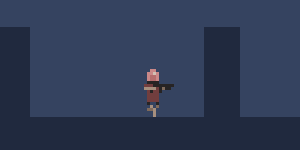
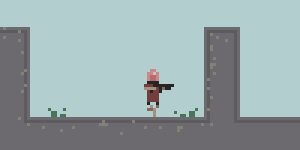
Comparing the layer stacks of the two w=300, h=150 images. Changes:
showed "painting", painted on it over [0,0,300,150]
